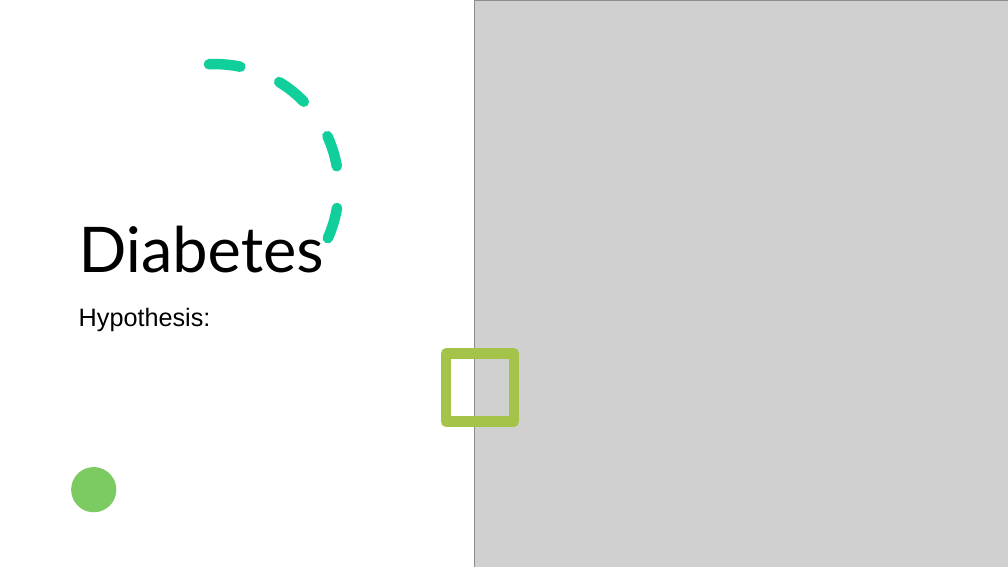
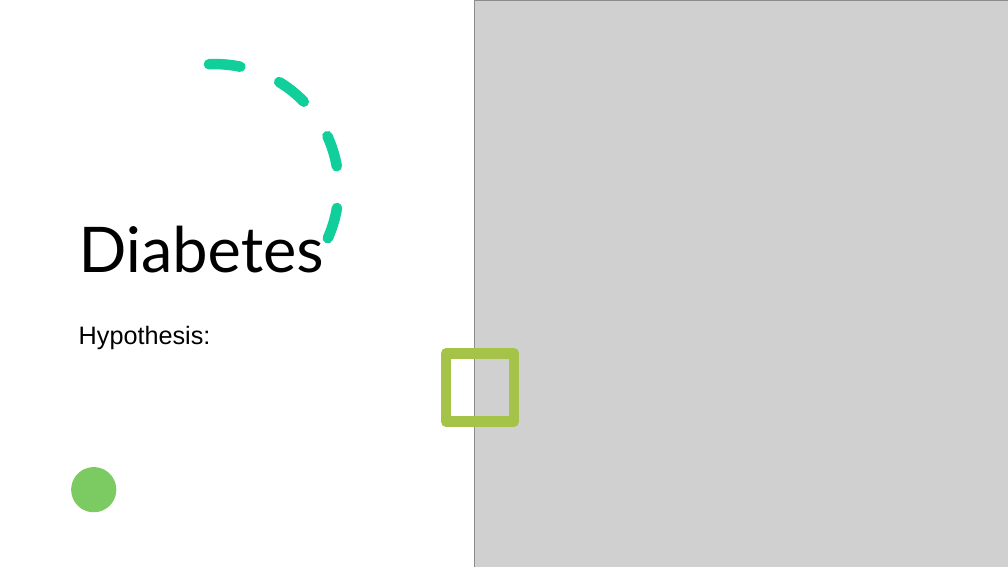
Before and after one commit to HienTruong89/Data_science, a slide deck: slide 1 of machine learning/Diabetes_results.pptx. Drawn at 1008x567 pixels with LibreOffice and Linux fonts; fonts in the diff are those of the drawing; grey boxes stand for pictures. Boxes give left, top, right and bottom in pixels: in the first picture for what was removed or moved away, otherwise in the second. Text is boxed around its words. In the diff, an @@ line names an element or a change of style, - is before the commit and + after.

Commit message:
update diabete

```diff
--- a/machine learning/Diabetes_results.pptx
+++ b/machine learning/Diabetes_results.pptx
@@ subtitle "Hypothesis:": place and size @@
-subtitle "Hypothesis:" at [79, 307, 211, 331]
+subtitle "Hypothesis:" at [79, 325, 211, 349]
```
Also in this commit, not shown: 5 slides added, 2 slides removed, 1 other file.
